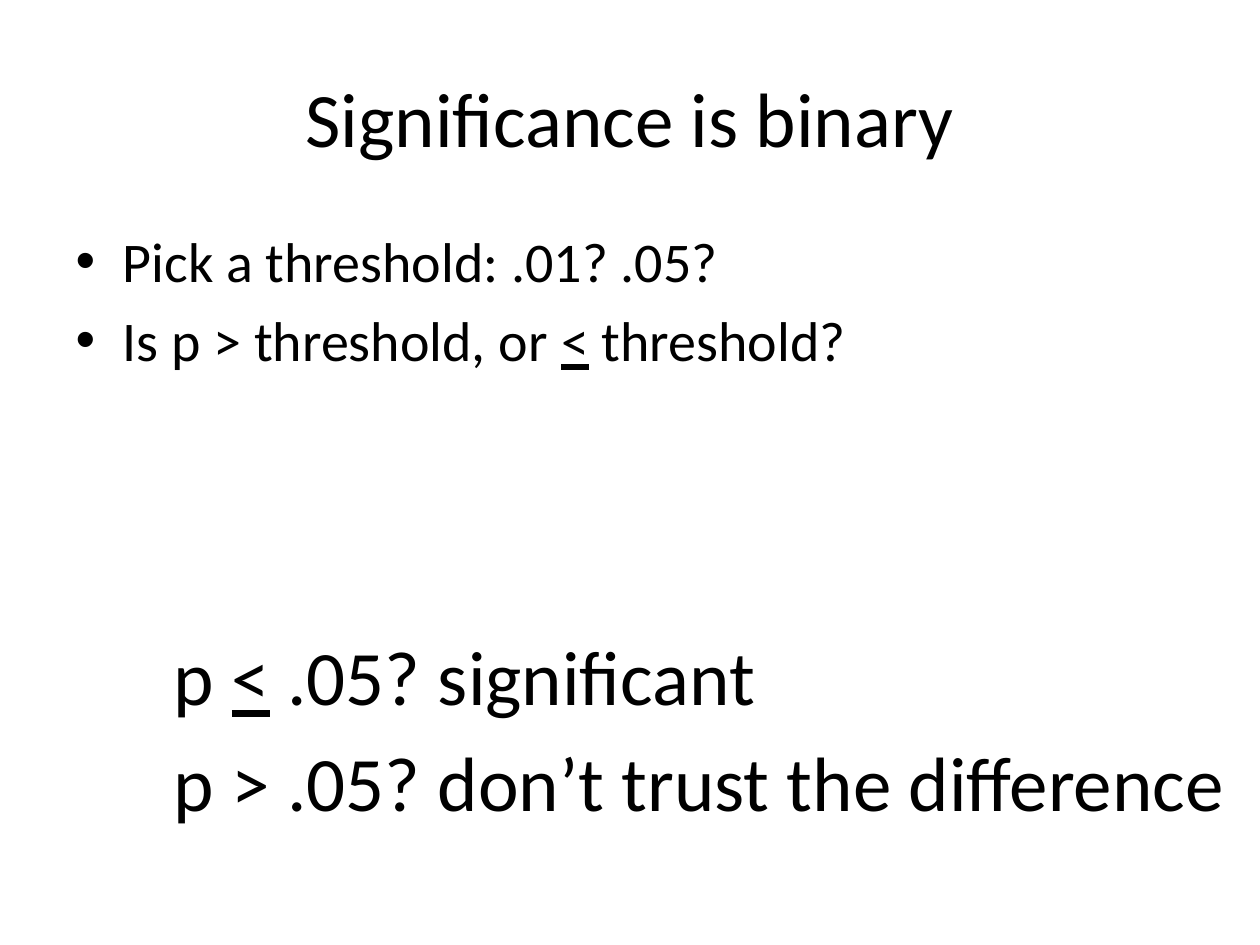
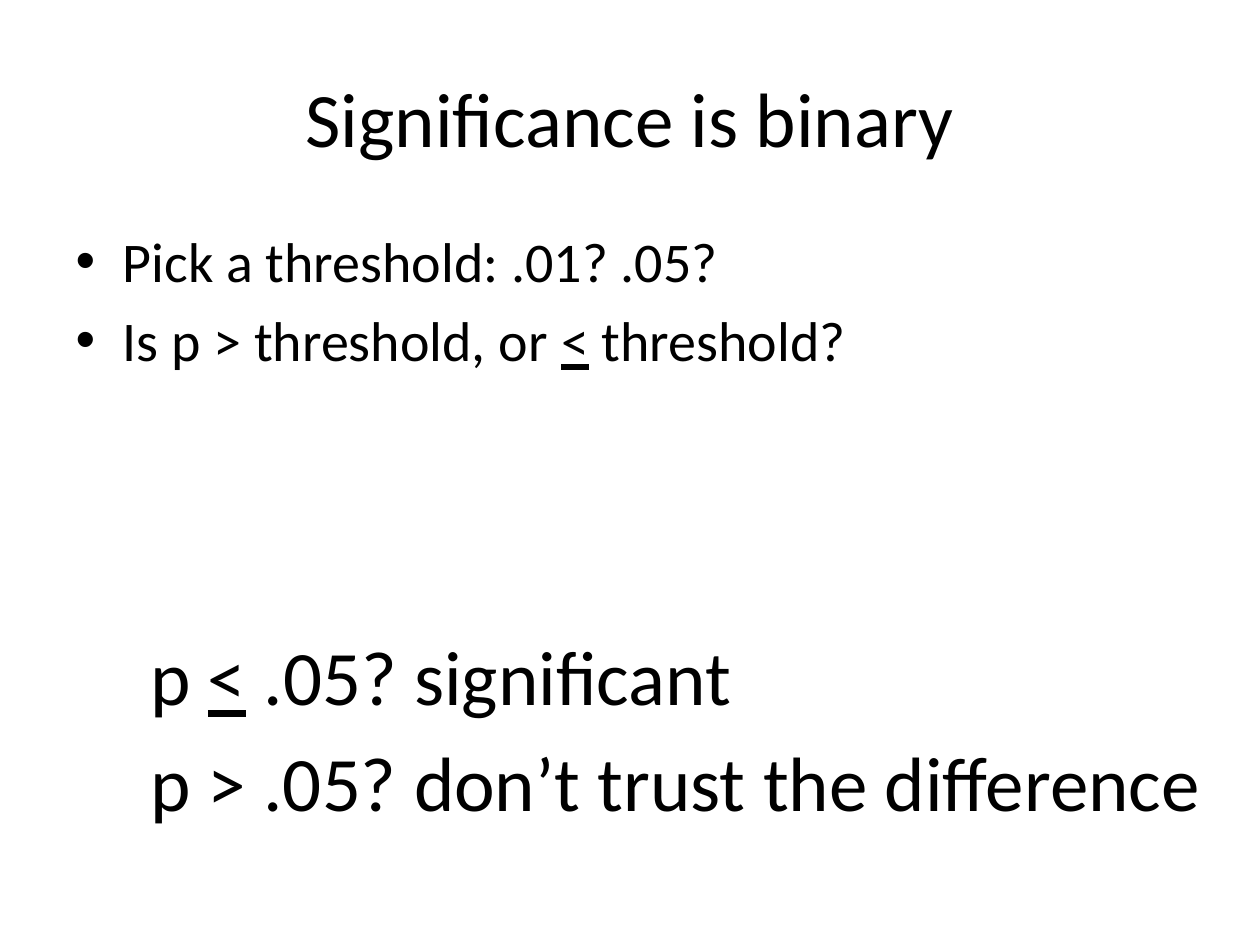
Before and after one commit to dataiap/dataiap, a slide deck: slide 24 of lectures/day3.pptx (slide 22 before the commit). Drawn at 1260x945 pixels with LibreOffice and Linux fonts; fonts in the diff are those of the drawing. Boxes give left, top, right and bottom in pixels: in the first picture for what was removed or moved away, otherwise in the second. Text is boxed around its words. In the diff, an @@ line names an element or a change of style, - is before the commit and + after.

```diff
--- a/lectures/day3.pptx
+++ b/lectures/day3.pptx
@@ text "p < .05? significant": place and size @@
-text "p < .05? significant" at box(174, 651, 755, 719)
+text "p < .05? significant" at box(150, 651, 731, 719)
@@ text "p > .05? don’t trust ...": place and size @@
-text "p > .05? don’t trust ..." at box(174, 757, 1224, 824)
+text "p > .05? don’t trust ..." at box(150, 757, 1200, 824)
```
Also in this commit, not shown: 3 other slides changed, 4 slides added, 2 slides removed.
